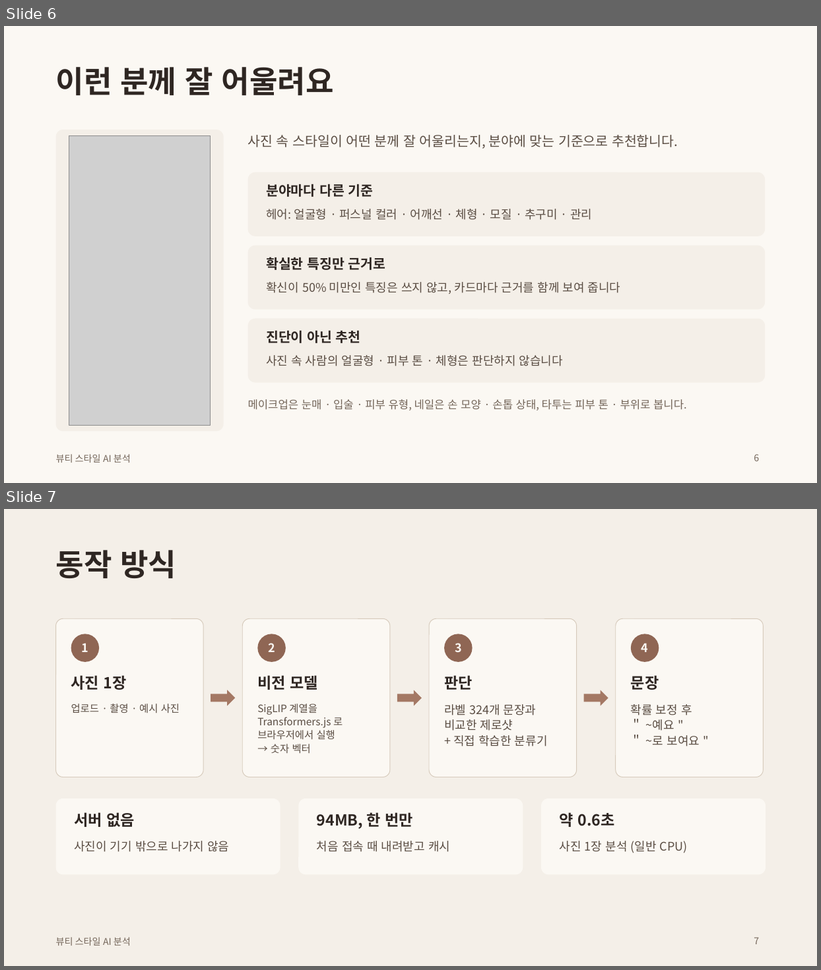
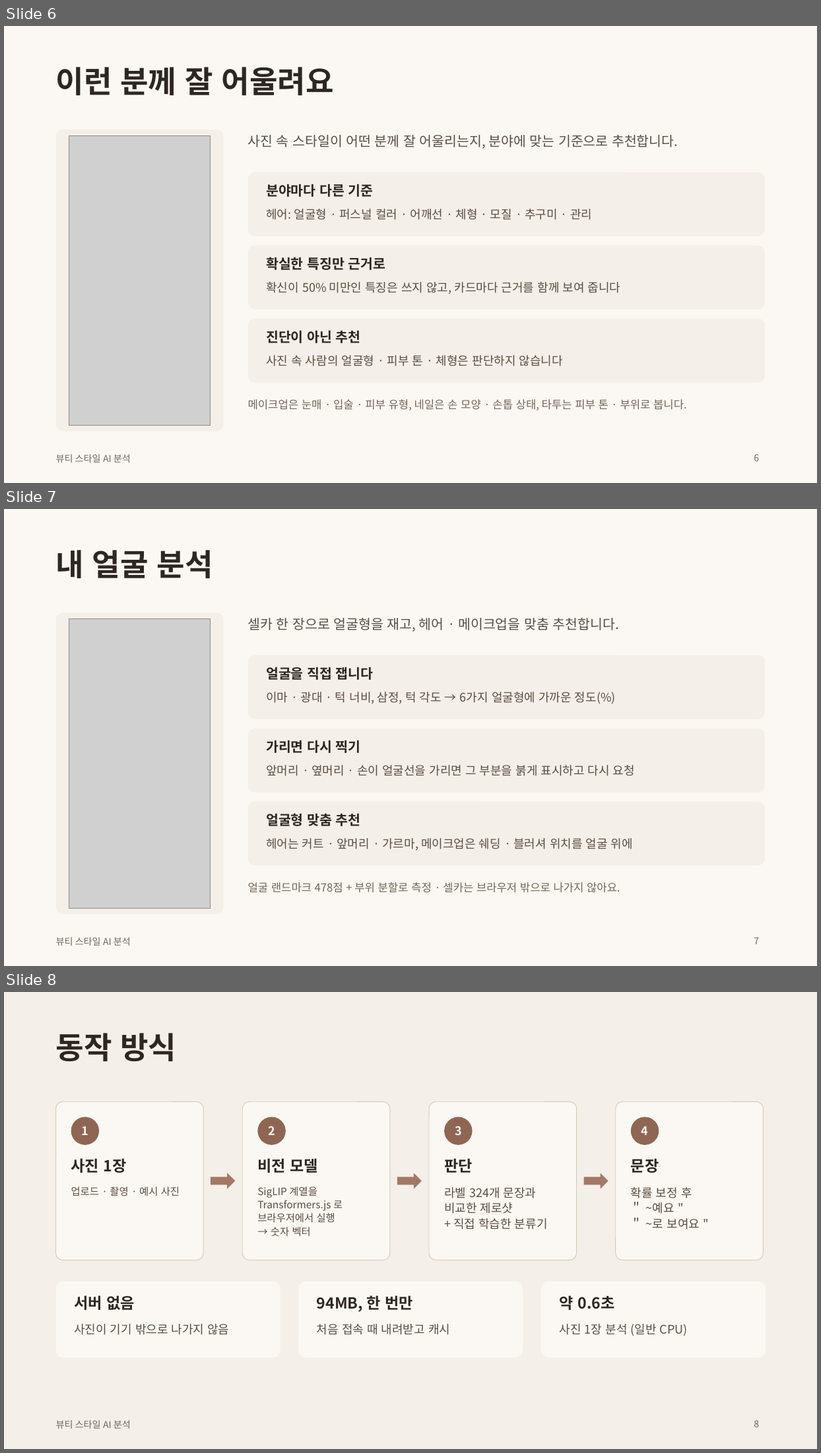
Before and after one commit to rudals906377/AI, a slide deck: docs/presentation.pptx. Shown one above the other, each under a label of ours: slides 6 and 7 before the commit, slides 6, 7 and 8 after it. The pictures are 821x970 and 821x1453 pixels, drawn with LibreOffice and Linux fonts; fonts in the diff are those of the drawing; grey boxes stand for pictures. Boxes give left, top, right and bottom in pixels: in the first picture for what was removed or moved away, otherwise in the second. Text is boxed around its words. In the diff, an @@ line names an element or a change of style, - is before the commit and + after.

```diff
--- a/docs/presentation.pptx
+++ b/docs/presentation.pptx
@@ slide 7 added at [4,509,817,966], background #FBF8F3; not listed: 1 template element that a slide beside it also shows @@
@@ title added at [56,550,213,578], 36 pt, text #2E2622, bold @@
+내 얼굴 분석
@@ rounded rectangle added at [56,613,224,915], fill #F4EFE8 @@
@@ picture added at [69,619,210,908] @@
@@ text added at [248,618,619,632], 16 pt, text #5A4D43 @@
+셀카 한 장으로 얼굴형을 재고, 헤어 · 메이크업을 맞춤 추천합니다.
@@ rounded rectangle added at [248,656,765,720], fill #F4EFE8 @@
@@ text added at [266,667,374,680], 16 pt, text #2E2622, bold @@
+얼굴을 직접 잽니다
@@ text added at [266,692,616,704], 14 pt, text #5A4D43 @@
+이마 · 광대 · 턱 너비, 삼정, 턱 각도 → 6가지 얼굴형에 가까운 정도(%)
@@ rounded rectangle added at [248,729,765,793], fill #F4EFE8 @@
@@ text added at [266,740,361,753], 16 pt, text #2E2622, bold @@
+가리면 다시 찍기
@@ text added at [266,765,635,776], 14 pt, text #5A4D43 @@
+앞머리 · 옆머리 · 손이 얼굴선을 가리면 그 부분을 붉게 표시하고 다시 요청
@@ rounded rectangle added at [248,802,765,866], fill #F4EFE8 @@
@@ text added at [266,813,361,826], 16 pt, text #2E2622, bold @@
+얼굴형 맞춤 추천
@@ text added at [266,838,633,850], 14 pt, text #5A4D43 @@
+헤어는 커트 · 앞머리 · 가르마, 메이크업은 쉐딩 · 블러셔 위치를 얼굴 위에
@@ text added at [248,883,620,893], 13 pt, text #74665A @@
+얼굴 랜드마크 478점 + 부위 분할로 측정 · 셀카는 브라우저 밖으로 나가지 않아요.
@@ page number added at [754,937,759,945], 11 pt, text #74665A @@
+7
@@ what was slide 7 is now slide 8 @@
@@ page number at [754,1420,759,1428]: text changed @@
-7
+8
```
Also in this commit, not shown: 1 other file.
